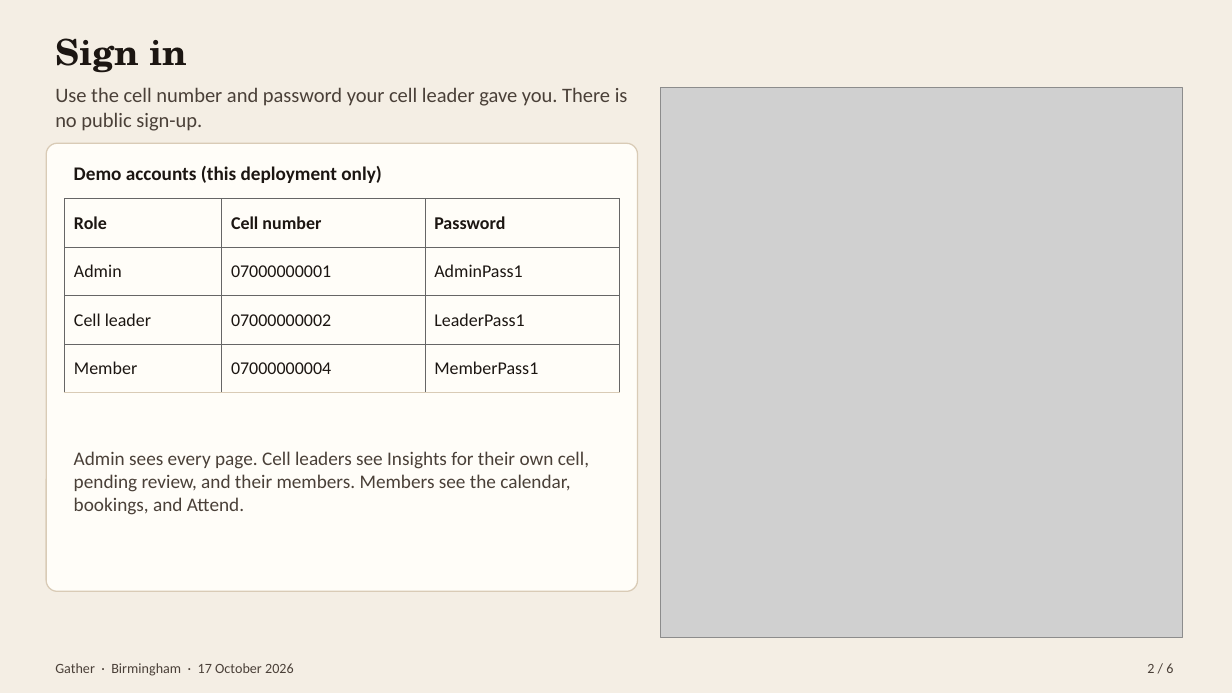
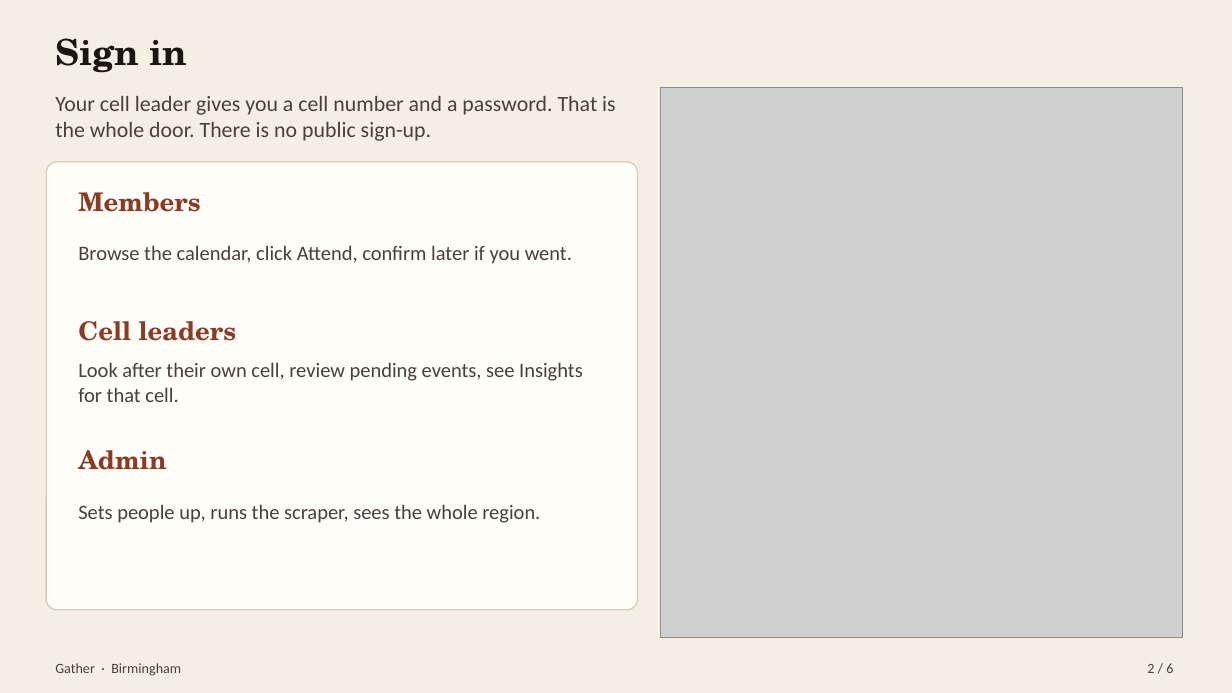
Before and after one commit to ai-xps/comms_events_v1, a slide deck: slide 2 of docs/presentation/Gather-tester-guide.pptx. Drawn at 1232x693 pixels with LibreOffice and Linux fonts; fonts in the diff are those of the drawing; grey boxes stand for pictures. Boxes give left, top, right and bottom in pixels: in the first picture for what was removed or moved away, otherwise in the second. Text is boxed around its words. In the diff, an @@ line names an element or a change of style, - is before the commit and + after.

```diff
--- a/docs/presentation/Gather-tester-guide.pptx
+++ b/docs/presentation/Gather-tester-guide.pptx
@@ text at [55, 96, 616, 141]: text changed; size 16 to 17 pt @@
-Use the cell number and password your cell leader gave you. There is no public sign-up.
+Your cell leader gives you a cell number and a password. That is the whole door. There is no public sign-up.
@@ rounded rectangle: place and size @@
-rounded rectangle at [46, 143, 638, 592]
+rounded rectangle at [46, 162, 638, 610]
@@ text removed at [74, 166, 381, 183] @@
-Demo accounts (this deployment only)
@@ table removed at [65, 199, 619, 393], 4 rows, 3 columns @@
-Role | Cell number | Password
-Admin | 07000000001 | AdminPass1
-Cell leader | 07000000002 | LeaderPass1
-Member | 07000000004 | MemberPass1
@@ text added at [78, 192, 200, 212], 20 pt, text #8B3A24, bold @@
+Members
@@ text added at [78, 245, 572, 264], 16 pt, text #4A4038 @@
+Browse the calendar, click Attend, confirm later if you went.
@@ text added at [78, 321, 237, 341], 20 pt, text #8B3A24, bold @@
+Cell leaders
@@ text added at [78, 362, 583, 402], 16 pt, text #4A4038 @@
+Look after their own cell, review pending events, see Insights for that cell.
@@ text removed at [74, 451, 589, 515] @@
-Admin sees every page. Cell leaders see Insights for their own cell, pending review, and their members. Members see the calendar, bookings, and Attend.
@@ text added at [78, 450, 166, 470], 20 pt, text #8B3A24, bold @@
+Admin
@@ text added at [78, 504, 540, 523], 16 pt, text #4A4038 @@
+Sets people up, runs the scraper, sees the whole region.
@@ text at [55, 663, 181, 676]: text changed @@
-Gather · Birmingham · 17 October 2026
+Gather · Birmingham
```
Also in this commit, not shown: 4 other slides changed, 1 slide added, 1 slide removed, 7 other files.
